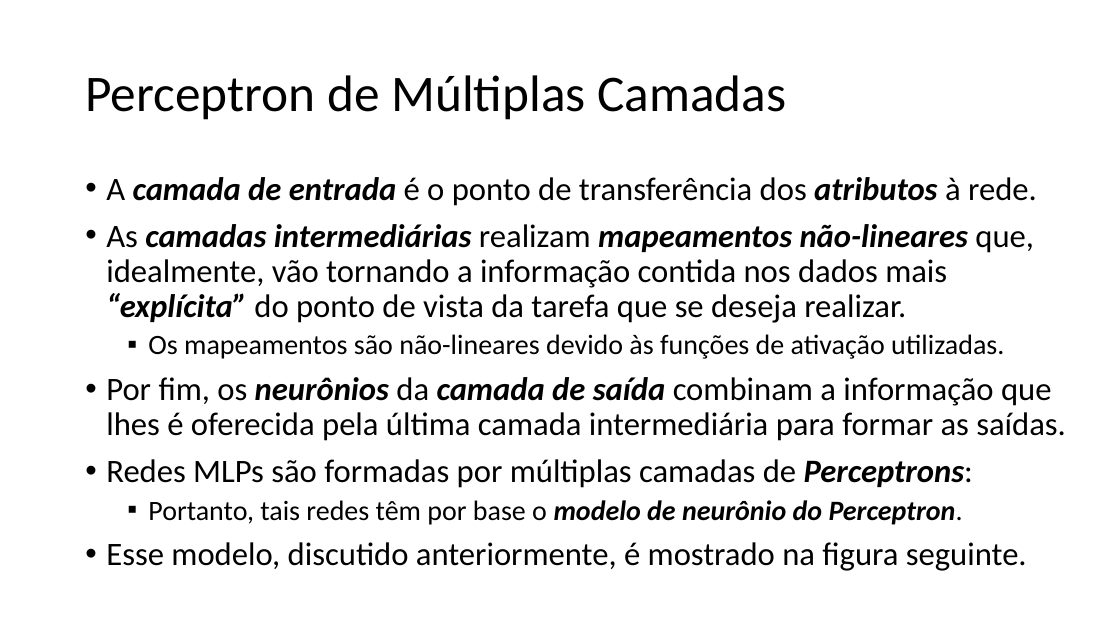
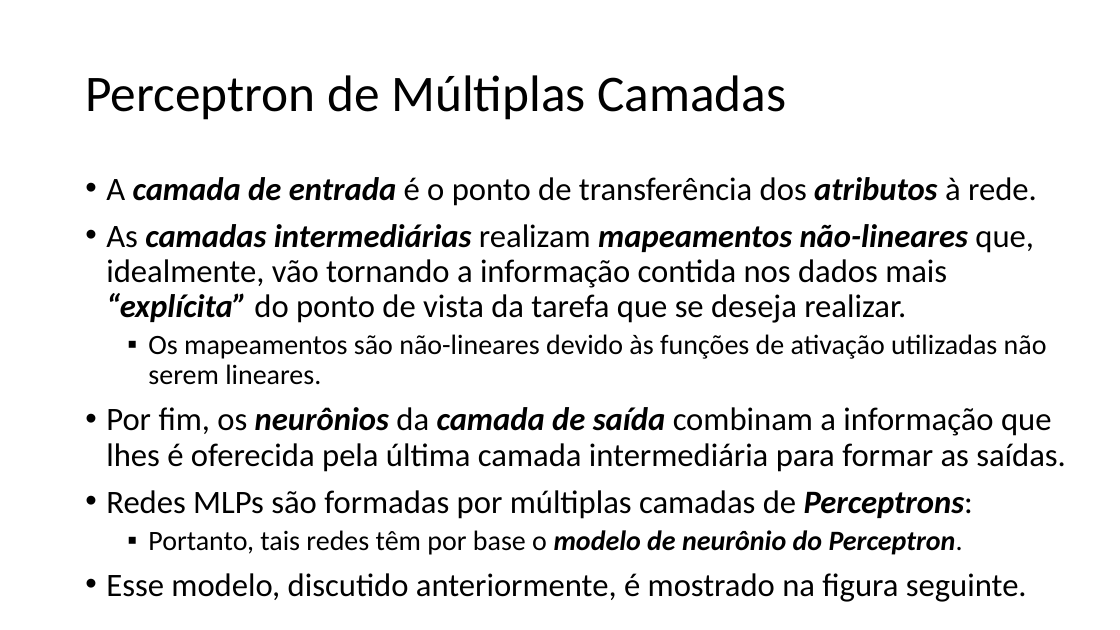
Before and after one commit to zz4fap/t320_aprendizado_de_maquina, a slide deck: slide 5 of slides/T320_Redes_Neurais_Artificiais (Parte II).pptx. Drawn at 1120x630 pixels with LibreOffice and Linux fonts; fonts in the diff are those of the drawing. Boxes give left, top, right and bottom in pixels: in the first picture for what was removed or moved away, otherwise in the second. Text is boxed around its words. In the diff, an @@ line names an element or a change of style, - is before the commit and + after.

```diff
--- a/slides/T320_Redes_Neurais_Artificiais (Parte II).pptx
+++ b/slides/T320_Redes_Neurais_Artificiais (Parte II).pptx
@@ text at <box>148,334,1047,385</box>: text changed @@
-  ▪ Os mapeamentos são não-lineares devido às funções de ativação utilizadas.
+  ▪ Os mapeamentos são não-lineares devido às funções de ativação utilizadas não serem lineares.
```
Also in this commit, not shown: 6 other slides changed, 3 other files.
